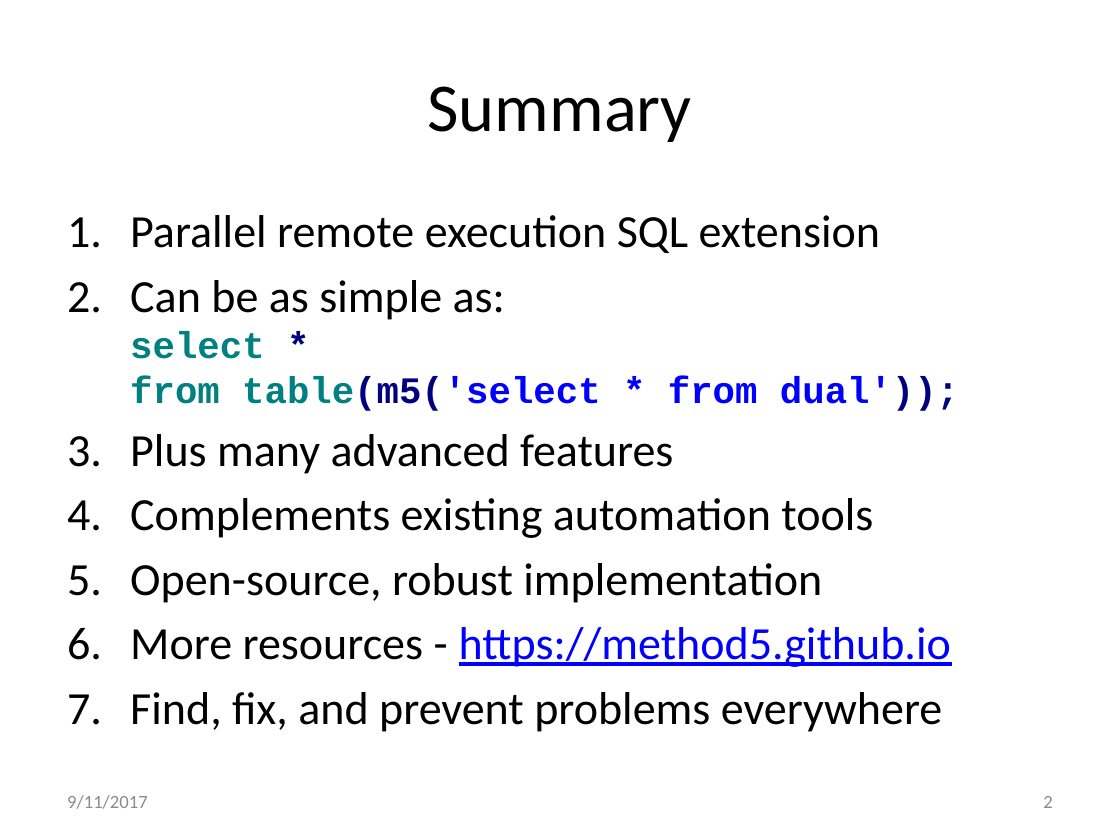
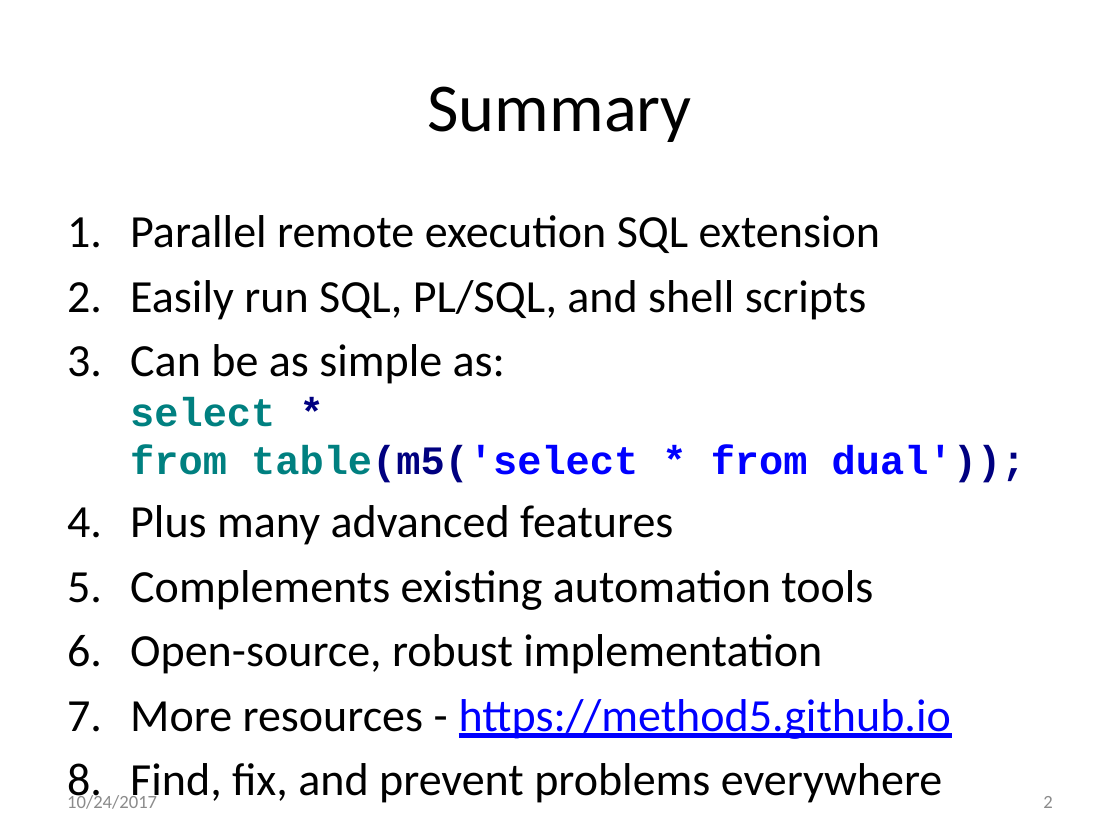
Before and after one commit to method5/method5.github.io, a slide deck: slide 2 of presentations/Method5.pptx. Drawn at 1120x840 pixels with LibreOffice and Linux fonts; fonts in the diff are those of the drawing; background and template pictures are left out. Boxes give left, top, right and bottom in pixels: in the first picture for what was removed or moved away, otherwise in the second. Text is boxed around its words. In the diff, an @@ line names an element or a change of style, - is before the commit and + after.

```diff
--- a/presentations/Method5.pptx
+++ b/presentations/Method5.pptx
@@ text at [130, 280, 866, 320]: paragraph added @@
+2. Easily run SQL, PL/SQL, and shell scripts
@@ text at [130, 344, 1026, 483]: size 24.1 to 25.9 pt in "select * from table(m5('select * from dual'));" @@
@@ text at [67, 793, 157, 809]: text changed @@
-9/11/2017
+10/24/2017
```
Also in this commit, not shown: 15 other slides changed.
